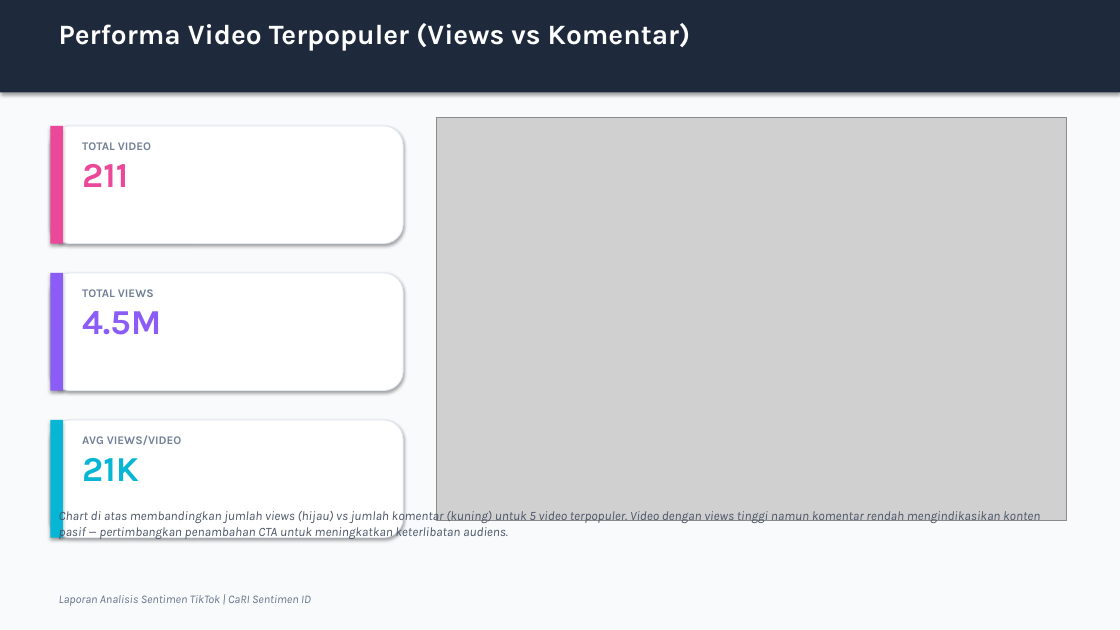
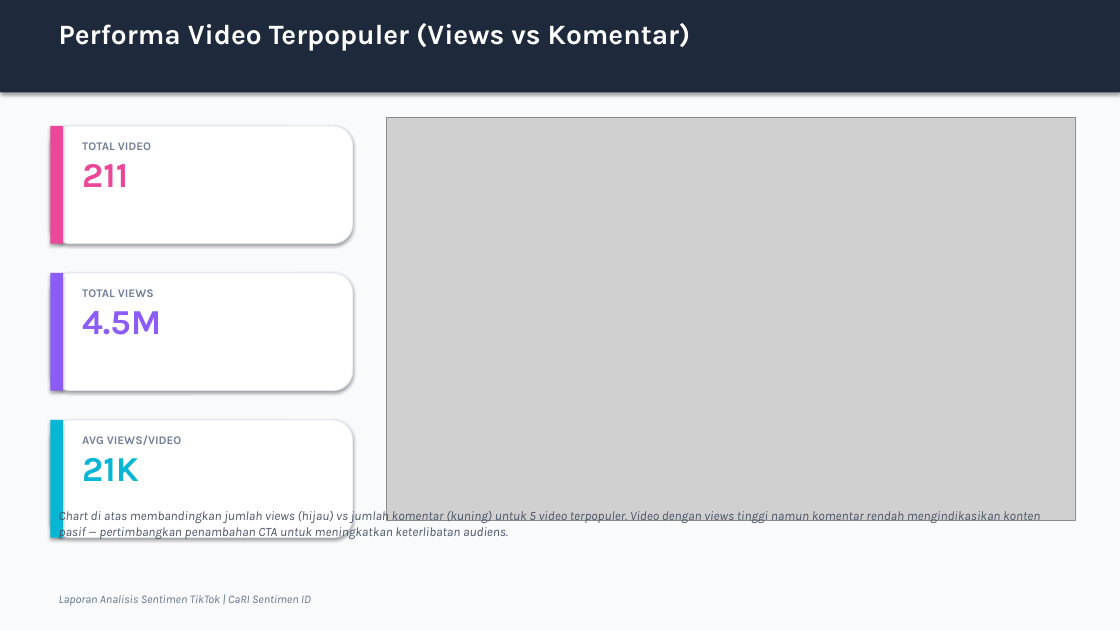
Before and after one commit to pengikut-raja-capybara/cari-sentimen-id-output, a slide deck: slide 5 of tiktok-unsia-analysis-experiment/reports/report_tiktok-universitas-siber-asia.pptx. Drawn at 1120x630 pixels with LibreOffice and Linux fonts; fonts in the diff are those of the drawing; grey boxes stand for pictures. Boxes give left, top, right and bottom in pixels: in the first picture for what was removed or moved away, otherwise in the second. Text is boxed around its words. In the diff, an @@ line names an element or a change of style, - is before the commit and + after.

```diff
--- a/tiktok-unsia-analysis-experiment/reports/report_tiktok-universitas-siber-asia.pptx
+++ b/tiktok-unsia-analysis-experiment/reports/report_tiktok-universitas-siber-asia.pptx
@@ picture: place and size @@
-picture at (437,118,1067,521)
+picture at (386,118,1075,521)
@@ rounded rectangle: place and size @@
-rounded rectangle at (50,126,403,244)
+rounded rectangle at (50,126,353,244)
@@ rounded rectangle: place and size @@
-rounded rectangle at (50,273,403,391)
+rounded rectangle at (50,273,353,391)
@@ rounded rectangle: place and size @@
-rounded rectangle at (50,420,403,538)
+rounded rectangle at (50,420,353,538)
```
Also in this commit, not shown: 1 other slide changed, 7 other files.
